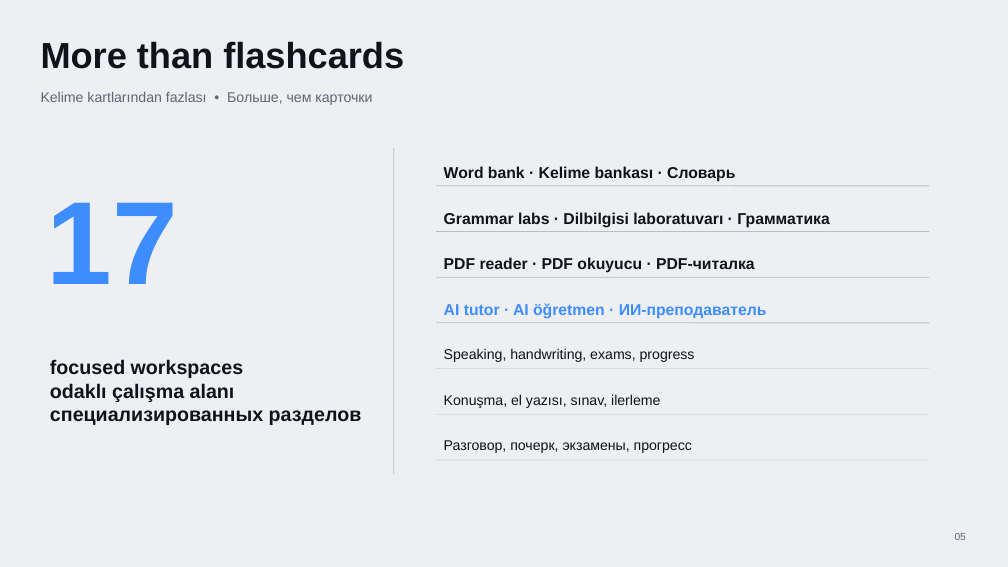
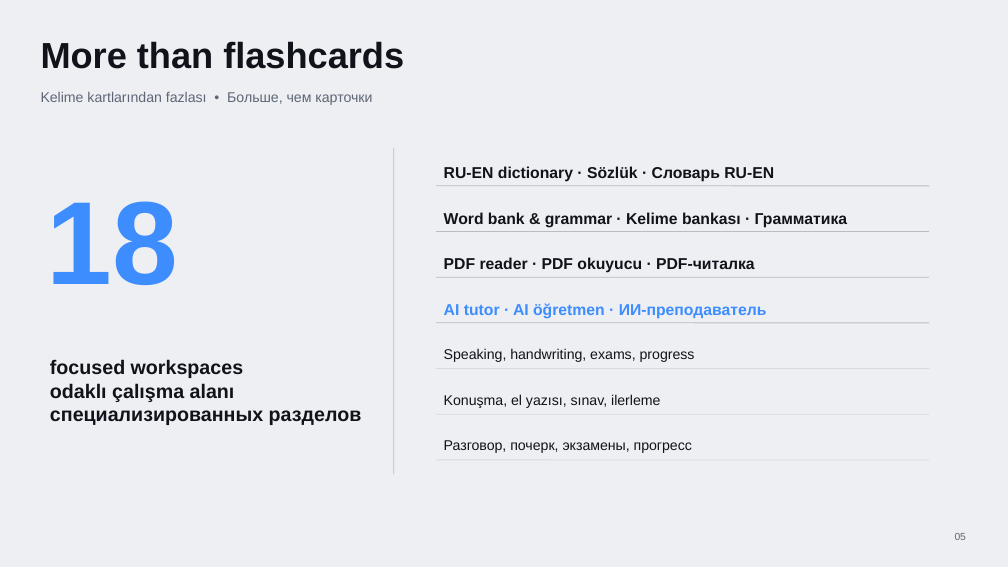
Before and after one commit to Azizsekerdil/RussianCourseAI, a slide deck: slide 5 of docs/presentation/Russian-Course-AI-Trilingual.pptx. Drawn at 1008x567 pixels with LibreOffice and Linux fonts; fonts in the diff are those of the drawing. Boxes give left, top, right and bottom in pixels: in the first picture for what was removed or moved away, otherwise in the second. Text is boxed around its words. In the diff, an @@ line names an element or a change of style, - is before the commit and + after.

```diff
--- a/docs/presentation/Russian-Course-AI-Trilingual.pptx
+++ b/docs/presentation/Russian-Course-AI-Trilingual.pptx
@@ text at bbox=[444, 166, 774, 182]: text changed @@
-Word bank · Kelime bankası · Словарь
+RU-EN dictionary · Sözlük · Словарь RU-EN
@@ text at bbox=[47, 201, 178, 285]: text changed @@
-17
+18
@@ text at bbox=[444, 212, 848, 228]: text changed @@
-Grammar labs · Dilbilgisi laboratuvarı · Грамматика
+Word bank & grammar · Kelime bankası · Грамматика
```
Also in this commit, not shown: 1 other slide changed, 13 other files.
